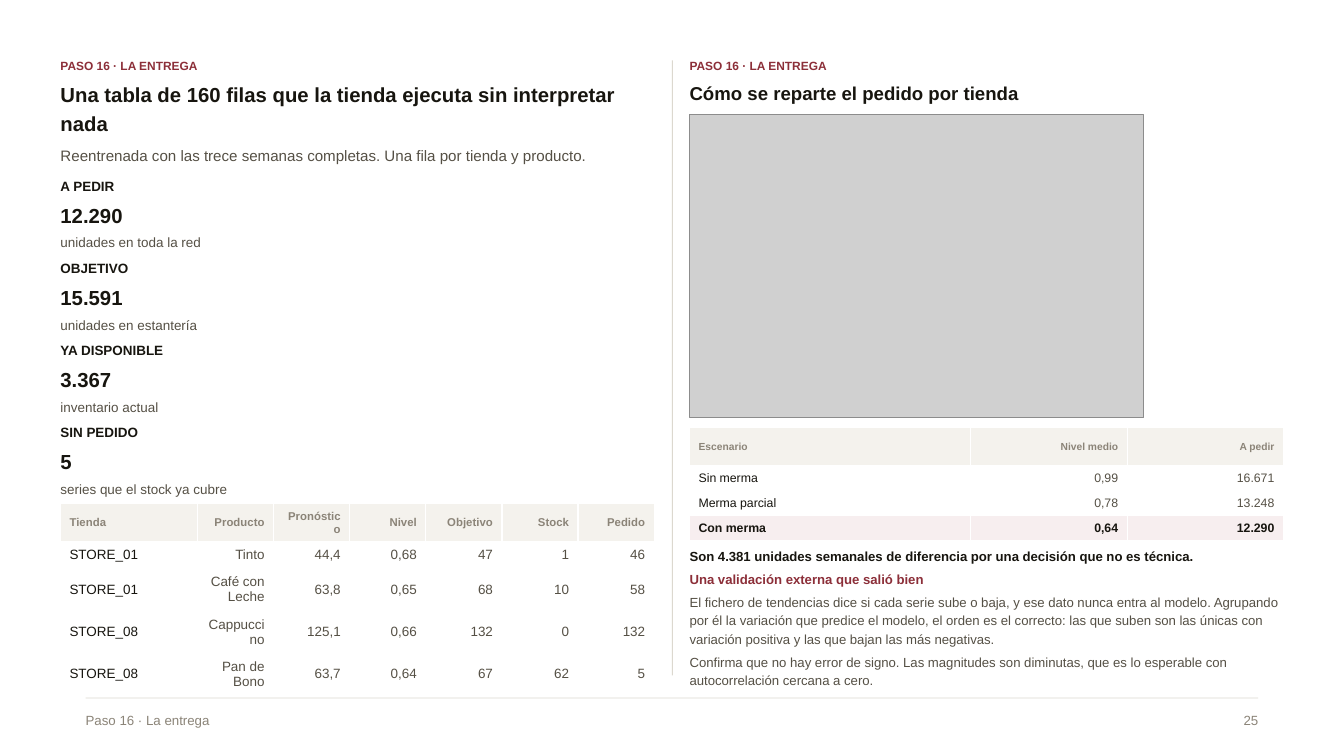
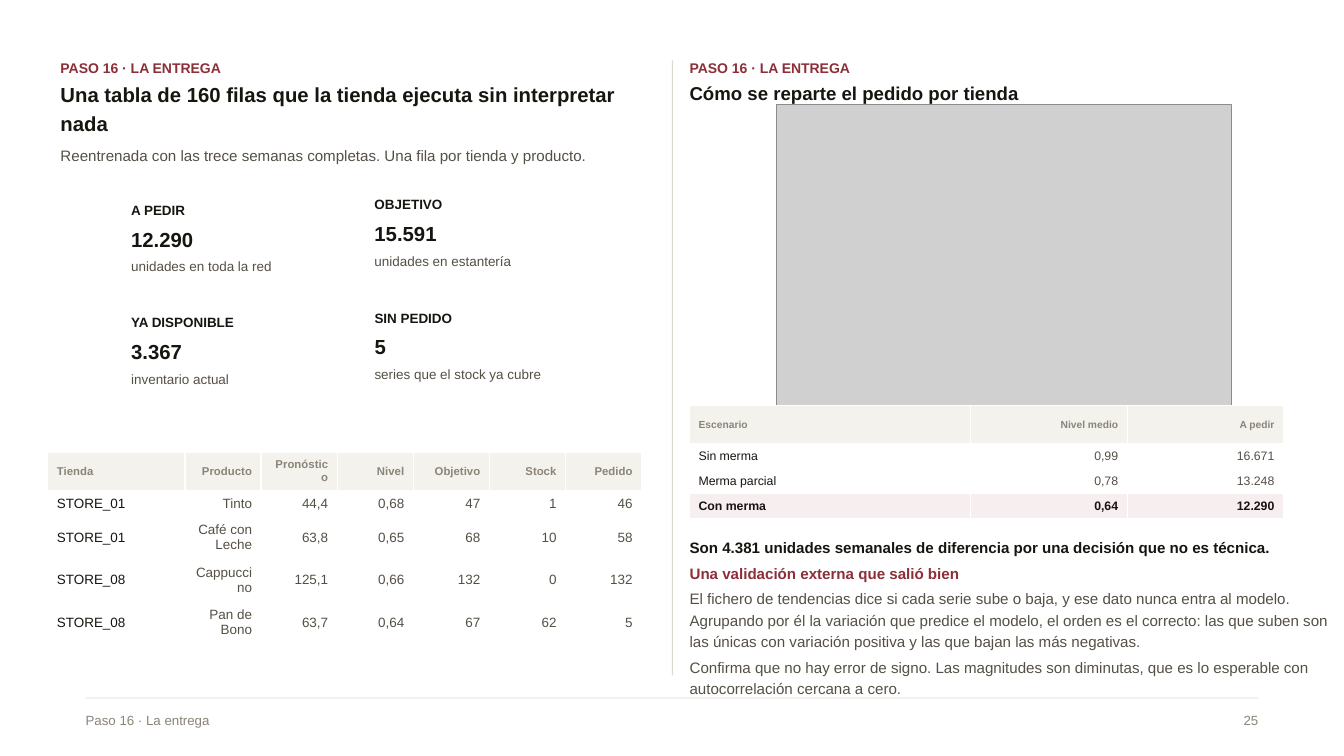
Before and after one commit to Danilo22m/Prueba_Tostao, a slide deck: slide 24 of Presentacion_Caso_A_compacta.pptx (slide 25 before the commit). Drawn at 1344x756 pixels with LibreOffice and Linux fonts; fonts in the diff are those of the drawing; grey boxes stand for pictures. Boxes give left, top, right and bottom in pixels: in the first picture for what was removed or moved away, otherwise in the second. Text is boxed around its words. In the diff, an @@ line names an element or a change of style, - is before the commit and + after.

```diff
--- a/Presentacion_Caso_A_compacta.pptx
+++ b/Presentacion_Caso_A_compacta.pptx
@@ text "PASO 16 · LA ENTREGA" at (x1=60, y1=63, x2=221, y2=73): size 8.5 to 10 pt @@
@@ text "PASO 16 · LA ENTREGA" at (x1=690, y1=63, x2=850, y2=73): size 8.5 to 10 pt @@
@@ picture moved from (x1=690, y1=115, x2=1144, y2=418) to (x1=777, y1=105, x2=1232, y2=408) @@
@@ text "A PEDIR" moved from (x1=60, y1=181, x2=200, y2=247) to (x1=131, y1=205, x2=271, y2=271) @@
@@ text "OBJETIVO" moved from (x1=60, y1=263, x2=197, y2=330) to (x1=374, y1=199, x2=511, y2=266) @@
@@ text "YA DISPONIBLE" moved from (x1=60, y1=345, x2=163, y2=412) to (x1=131, y1=317, x2=234, y2=384) @@
@@ text "SIN PEDIDO" moved from (x1=60, y1=427, x2=227, y2=497) to (x1=375, y1=313, x2=541, y2=382) @@
@@ table moved from (x1=690, y1=427, x2=1284, y2=540) to (x1=690, y1=405, x2=1284, y2=518) @@
@@ table moved from (x1=60, y1=504, x2=657, y2=696) to (x1=47, y1=452, x2=644, y2=643) @@
@@ text "Son 4.381 unidades semanales de ..." moved from (x1=690, y1=551, x2=1278, y2=685) to (x1=690, y1=542, x2=1327, y2=694) @@
@@ text "Son 4.381 unidades semanales de ..." at (x1=690, y1=542, x2=1327, y2=694): size 9.4 to 10.8 pt @@
```
Also in this commit, not shown: 21 other slides changed, 2 slides removed, 1 other file.
